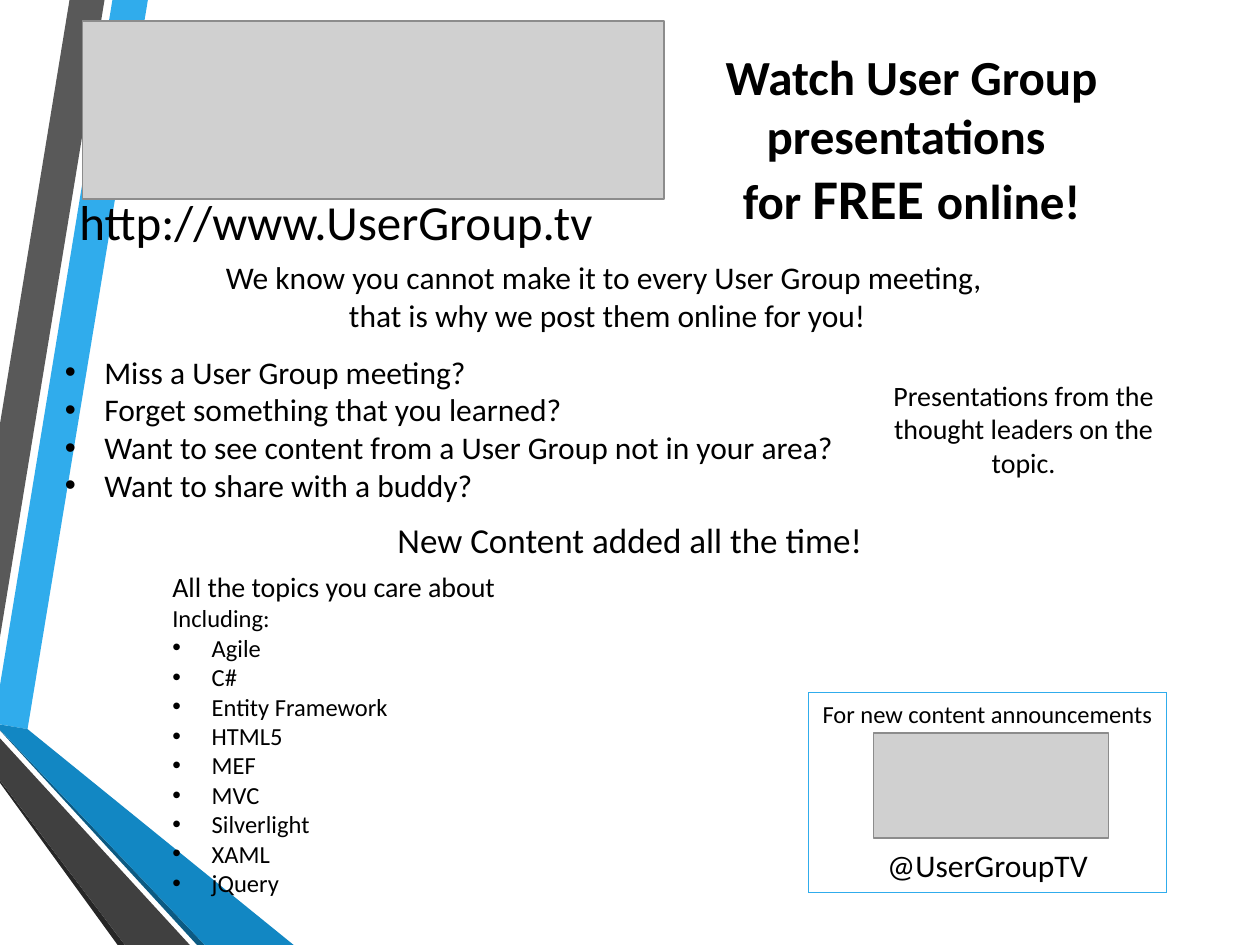
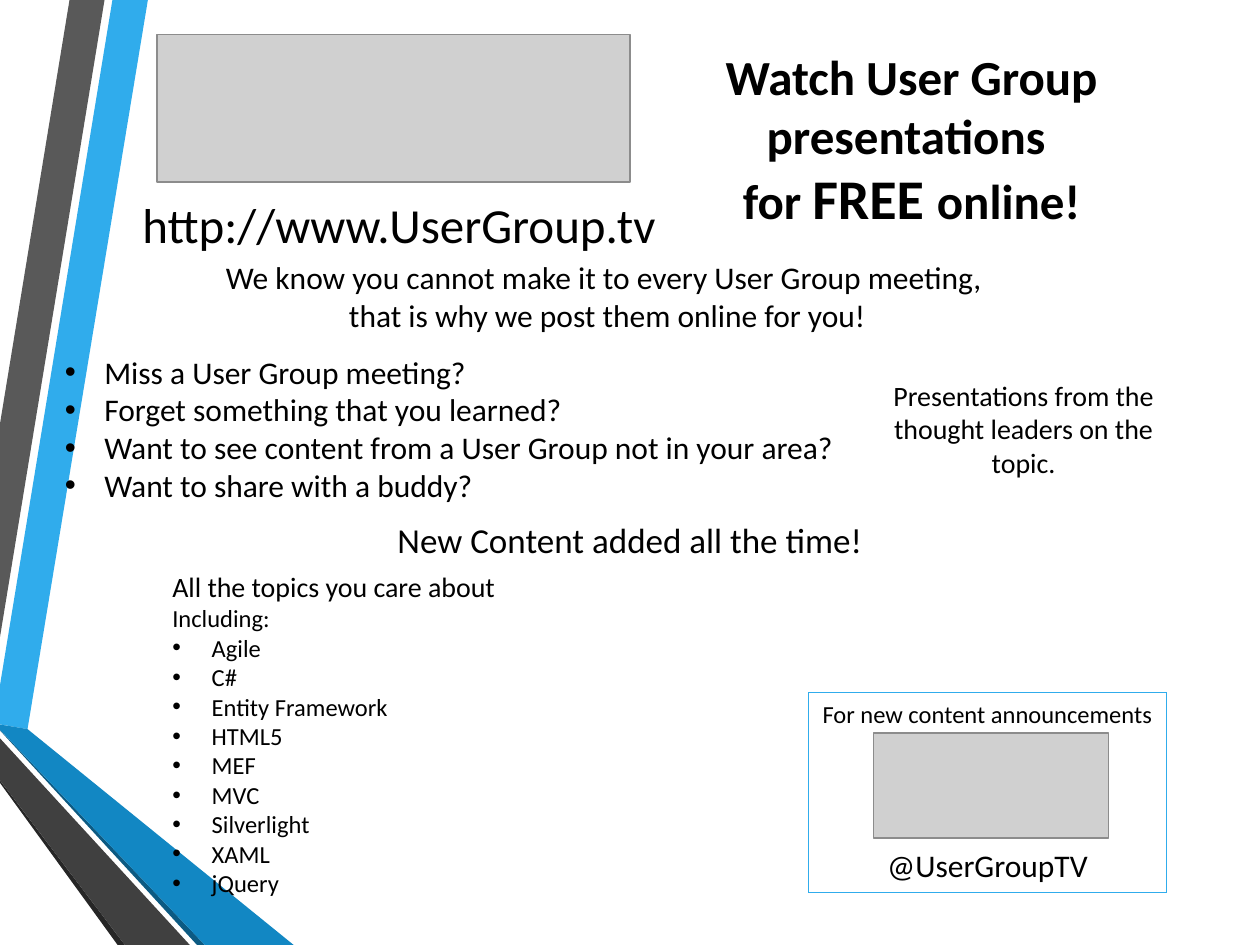
Before and after one commit to shawnweisfeld/20130301_LittleRockTechFest, a slide deck: slide 3 of FunWithJson.pptx. Drawn at 1260x945 pixels with LibreOffice and Linux fonts; fonts in the diff are those of the drawing; grey boxes stand for pictures; background and template pictures are left out. Boxes give left, top, right and bottom in pixels: in the first picture for what was removed or moved away, otherwise in the second. Text is boxed around its words. In the diff, an @@ line names an element or a change of style, - is before the commit and + after.

```diff
--- a/FunWithJson.pptx
+++ b/FunWithJson.pptx
@@ picture: place and size @@
-picture at box(82, 21, 664, 199)
+picture at box(158, 34, 630, 181)
@@ text "http://www.UserGroup.tv" rewrapped from box(79, 200, 592, 252) to box(142, 209, 655, 251) @@
```
Also in this commit, not shown: 3 other slides changed.
